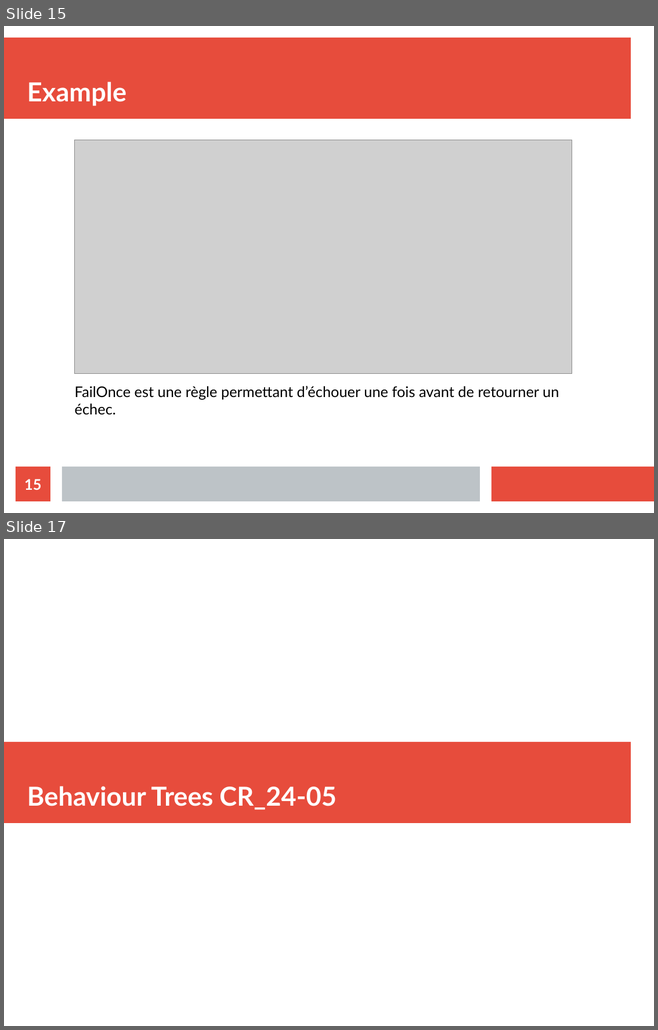
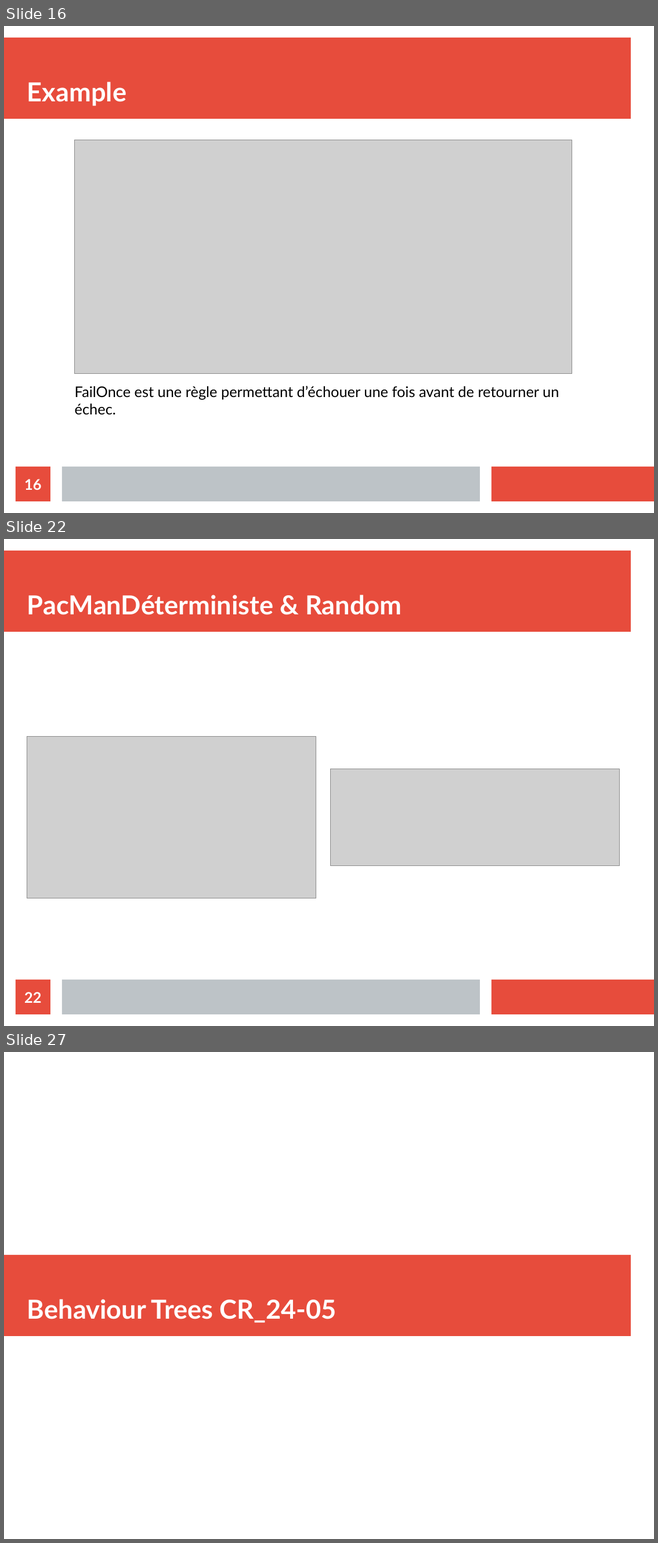
Before and after one commit to ValentinLebouvier/TAL2019, a slide deck: Comptes Rendus/CR_10-05.odp. Shown one above the other, each under a label of ours: slides 15 and 17 before the commit, slides 16, 22 and 27 after it; the slides between them are not shown. The pictures are 658x1030 and 658x1543 pixels, drawn with LibreOffice and Linux fonts; fonts in the diff are those of the drawing; grey boxes stand for pictures. Boxes give left, top, right and bottom in pixels: in the first picture for what was removed or moved away, otherwise in the second. Text is boxed around its words. In the diff, an @@ line names an element or a change of style, - is before the commit and + after.

```diff
--- a/Comptes Rendus/CR_10-05.odp
+++ b/Comptes Rendus/CR_10-05.odp
@@ slide 22 added at (x1=4, y1=539, x2=654, y2=1026), background #FFFFFF; not listed: 3 template elements that a slide beside it also shows @@
@@ title added at (x1=27, y1=595, x2=401, y2=615), 32 pt, text #FFFFFF, bold @@
+PacManDéterministe & Random
@@ picture added at (x1=27, y1=736, x2=316, y2=899) @@
@@ picture added at (x1=331, y1=769, x2=619, y2=866) @@
@@ page number added at (x1=16, y1=980, x2=50, y2=1015), fill #E74C3C, 18 pt, text #FFFFFF, bold @@
+22
@@ what was slide 15 is now slide 16 @@
@@ page number at (x1=24, y1=479, x2=41, y2=490): text changed @@
-15
+16
@@ what was slide 17 is now slide 27 @@
```
Also in this commit, not shown: 2 slides changed, 9 other slides added, 18 other files.
